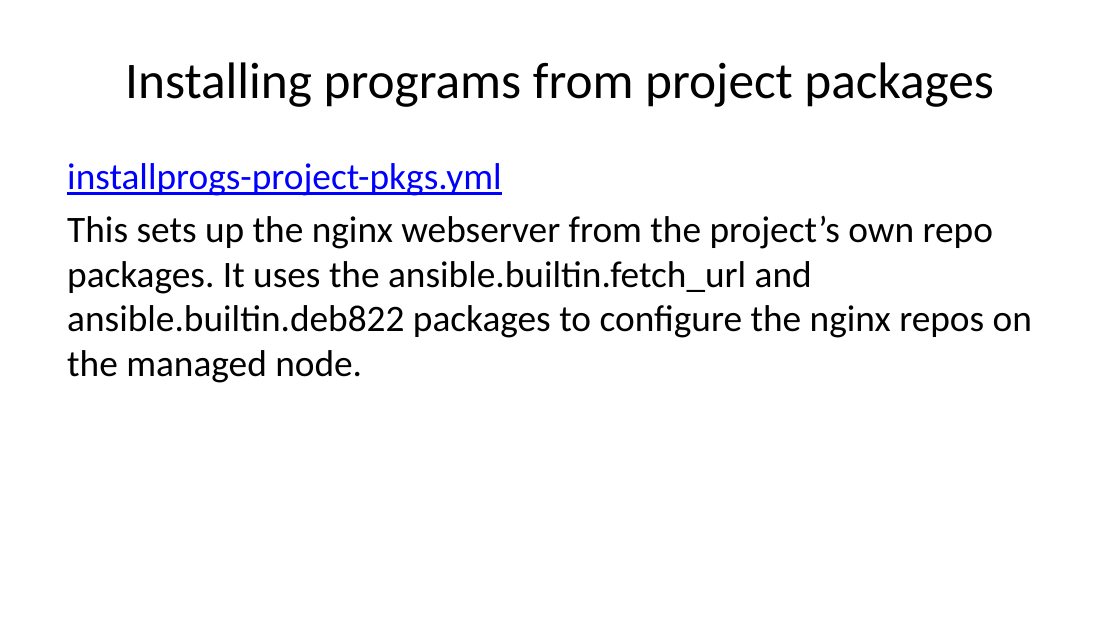
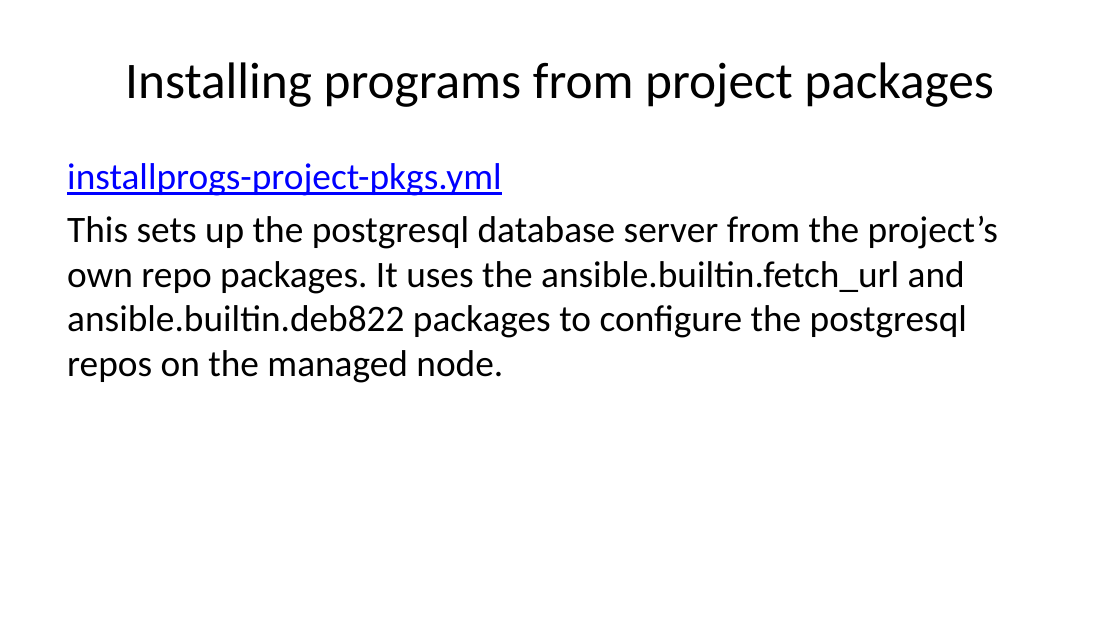
Before and after one commit to jjdavis5678/afti, a slide deck: slide 42 of slides.pptx. Drawn at 1120x630 pixels with LibreOffice and Linux fonts; fonts in the diff are those of the drawing. Boxes give left, top, right and bottom in pixels: in the first picture for what was removed or moved away, otherwise in the second. Text is boxed around its words. In the diff, an @@ line names an element or a change of style, - is before the commit and + after.

Commit message:
Add files via upload
More typo squishing

```diff
--- a/slides.pptx
+++ b/slides.pptx
@@ text at (x1=67, y1=215, x2=998, y2=383): text changed @@
-This sets up the nginx webserver from the project’s own repo packages. It uses the ansible.builtin.fetch_url and ansible.builtin.deb822 packages to configure the nginx repos on the managed node.
+This sets up the postgresql database server from the project’s own repo packages. It uses the ansible.builtin.fetch_url and ansible.builtin.deb822 packages to configure the postgresql repos on the managed node.
```
Also in this commit, not shown: 7 other slides changed.
